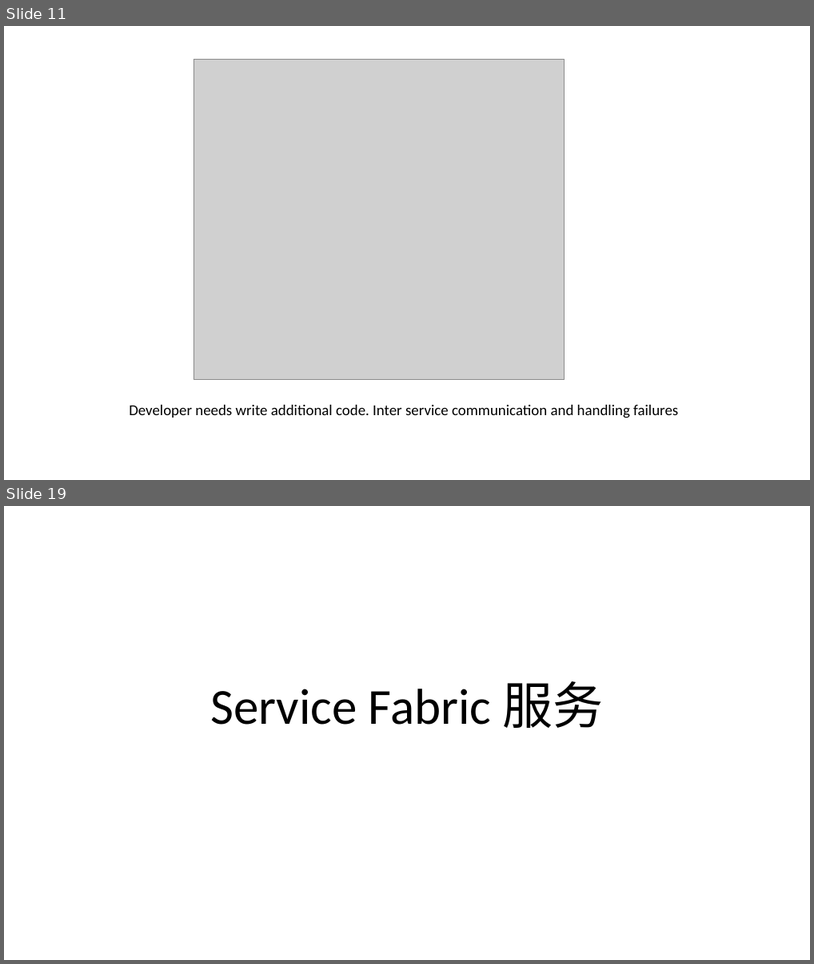
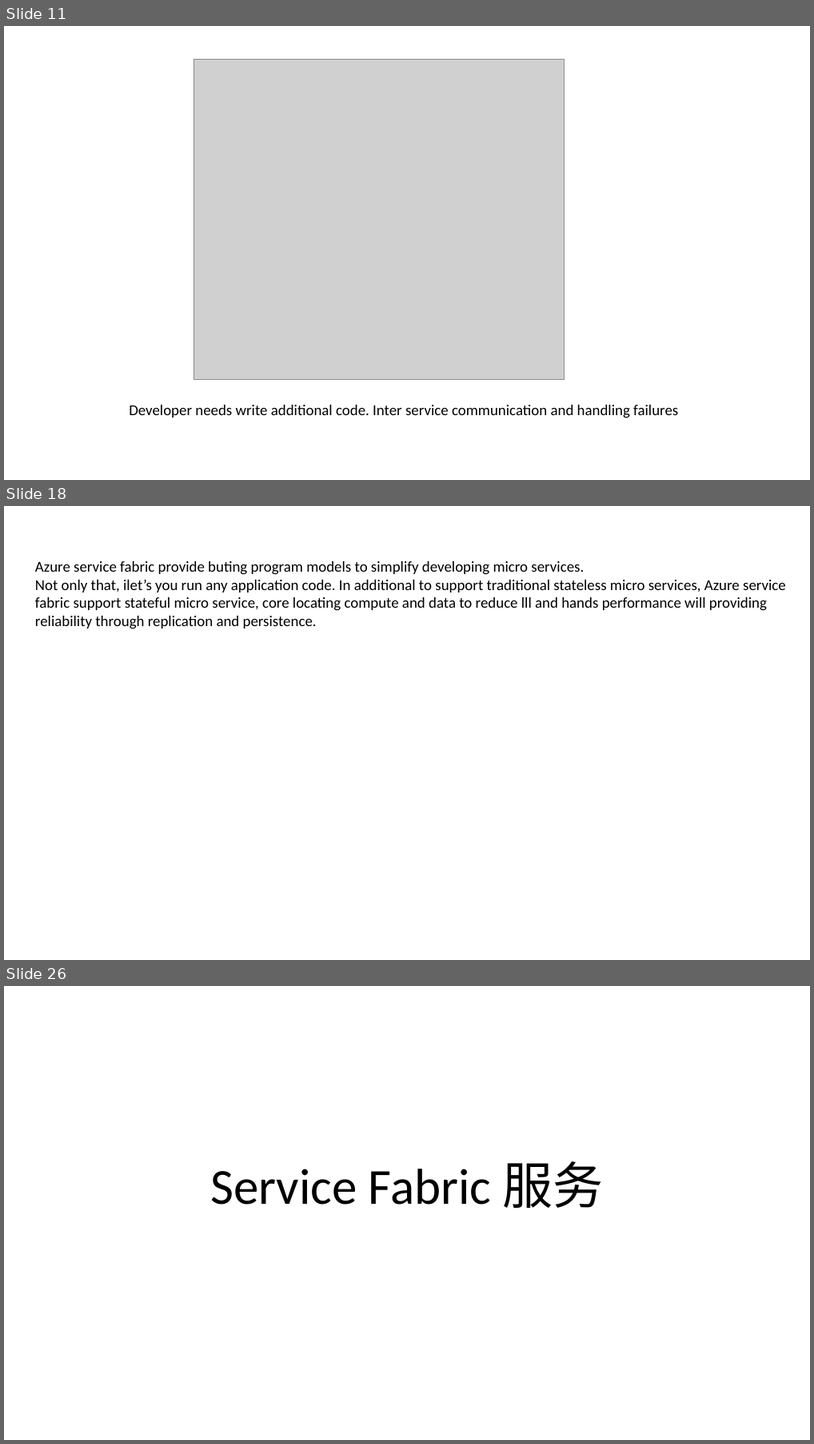
Before and after one commit to FredJiangFei/MyDocuments, a slide deck: 工作/Service Fabric/Service Fabric.pptx. Shown one above the other, each under a label of ours: slides 11 and 19 before the commit, slides 11, 18 and 26 after it; the slides between them are not shown. The pictures are 814x964 and 814x1444 pixels, drawn with LibreOffice and Linux fonts; fonts in the diff are those of the drawing; grey boxes stand for pictures. Boxes give left, top, right and bottom in pixels: in the first picture for what was removed or moved away, otherwise in the second. Text is boxed around its words. In the diff, an @@ line names an element or a change of style, - is before the commit and + after.

```diff
--- a/工作/Service Fabric/Service Fabric.pptx
+++ b/工作/Service Fabric/Service Fabric.pptx
@@ slide 18 added at (x1=4, y1=506, x2=810, y2=960), background #FFFFFF @@
@@ text added at (x1=35, y1=561, x2=786, y2=629), 18 pt, text #000000 @@
+Azure service fabric provide buting program models to simplify developing micro services.
+Not only that, ilet’s you run any application code. In additional to support traditional stateless micro services, Azure service fabric support stateful micro service, core locating compute and data to reduce lll and hands performance will providing reliability through replication and persistence.
@@ what was slide 19 is now slide 26 @@
```
Also in this commit, not shown: 5 slides changed, 9 other slides added, 4 slides removed, 1 other file.
